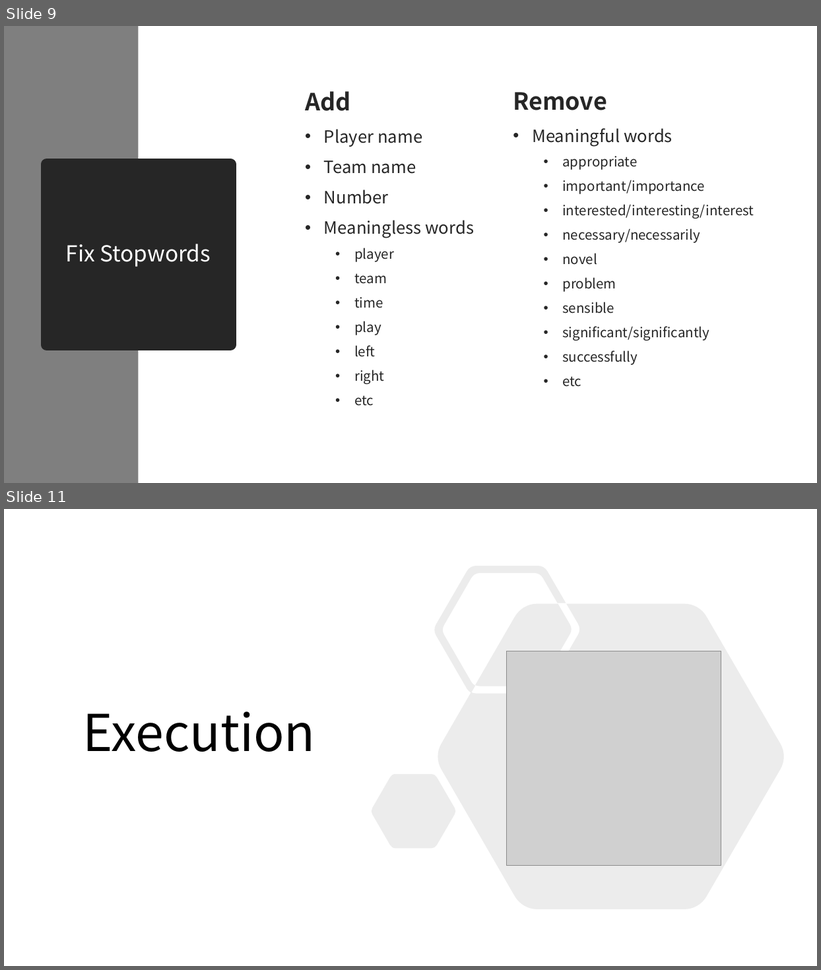
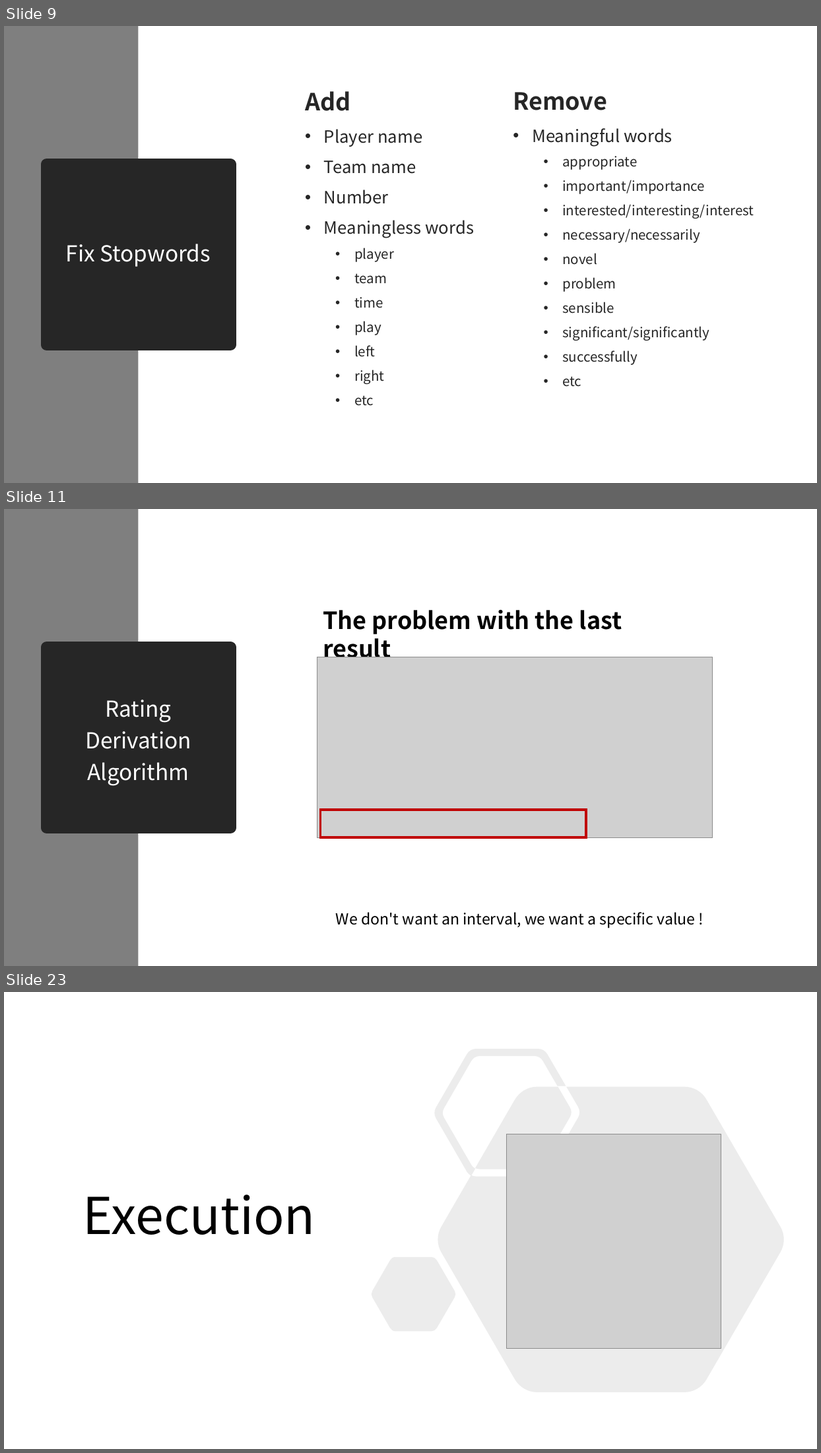
Before and after one commit to irun-soccer/irun, a slide deck: docs/nlp_IRun_05.pptx. Shown one above the other, each under a label of ours: slides 9 and 11 before the commit, slides 9, 11 and 23 after it; the slides between them are not shown. The pictures are 821x970 and 821x1453 pixels, drawn with LibreOffice and Linux fonts; fonts in the diff are those of the drawing; grey boxes stand for pictures. Boxes give left, top, right and bottom in pixels: in the first picture for what was removed or moved away, otherwise in the second. Text is boxed around its words. In the diff, an @@ line names an element or a change of style, - is before the commit and + after.

Commit message:
feat: rating convert algorihm update

```diff
--- a/docs/nlp_IRun_05.pptx
+++ b/docs/nlp_IRun_05.pptx
@@ slide 11 added at box(4, 509, 817, 966), background #FFFFFF @@
@@ rectangle added at box(4, 509, 138, 966), fill #7F7F7F @@
@@ text added at box(323, 610, 622, 657), 28 pt, text #000000, bold @@
+The problem with the last result
@@ title added at box(47, 648, 230, 828), fill #262626, outline #262626 13.75 pt, 26 pt, text #FFFFFF @@
+Rating Derivation Algorithm
@@ picture added at box(317, 657, 712, 838) @@
@@ rectangle added at box(321, 810, 587, 838), outline #C00000 3 pt @@
@@ text added at box(336, 912, 696, 928), 18 pt, text #000000 @@
+We don't want an interval, we want a specific value !
@@ what was slide 11 is now slide 23 @@
```
Also in this commit, not shown: 2 slides changed, 12 other slides added, 1 other file.
